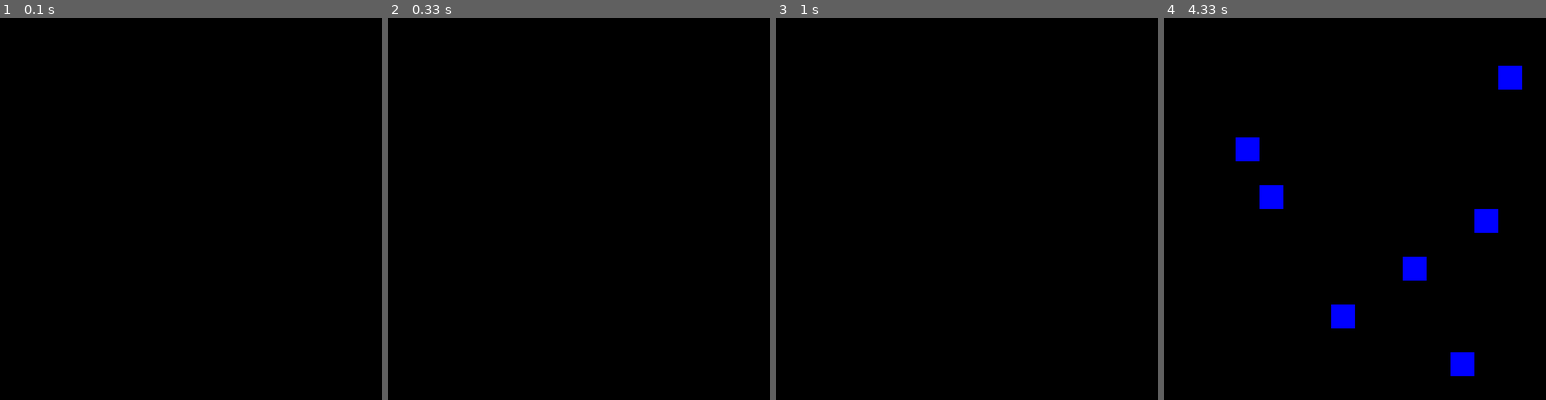
Above: before the commit, frames 1-4 (left to right).
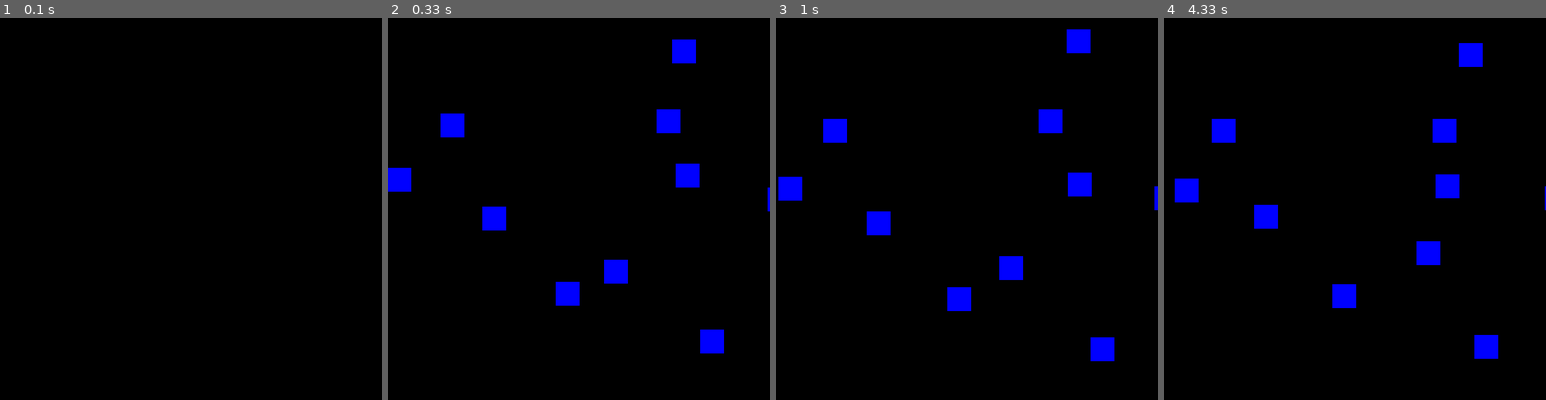
Above: after the commit, the same moments.

Repository: EmanueleArtioli/covid-pygame
Game: pygame game, started from CovidSpreading.py
Same seed, same stepped clock (60 frames per second), same inputs: the game is played once before the commit and once after it.
Inputs:
- Up to frame 1 (0.1 s): no input
- Up to frame 2 (0.33 s): no input
- Up to frame 3 (1 s): no input
- Up to frame 4 (4.33 s): no input

Frame 1 is identical in both runs. In frame 2, 3.5% of the frame differs, in the area x 0-100%, y 5-88%; in frame 3, 3.6%; in frame 4, 5.9%, in the area x 2-100%, y 6-94%.

Commit message:
Smoothed movements

Diff:
--- a/CovidSpreading.py
+++ b/CovidSpreading.py
@@ -35,16 +35,15 @@
             RUNNING = False
 
     for i in range(N):   # every person
-        pygame.time.delay(100)  # every 100 ms
-        X = randint(-1, 1)
-        Y = randint(-1, 1)
-        crowd_coords[i] = crowd_coords[i].move([CELLSIZE * X, CELLSIZE * Y])  # moves a step in a random direction
+        pygame.time.delay(10)  # every 10 ms
+        X = randint(-5, 5)
+        Y = randint(-5, 5)
+        crowd_coords[i] = crowd_coords[i].move([X, Y])  # moves a few steps in a random direction
         pygame.draw.rect(board, BLUE, crowd_coords[i], 1)
         board.blit(crowd_surfaces[i], crowd_coords[i])
     pygame.display.update()
     print(crowd_coords)
 pygame.quit()
-
 
 # if it would hit a wall
 # instead it stays still
